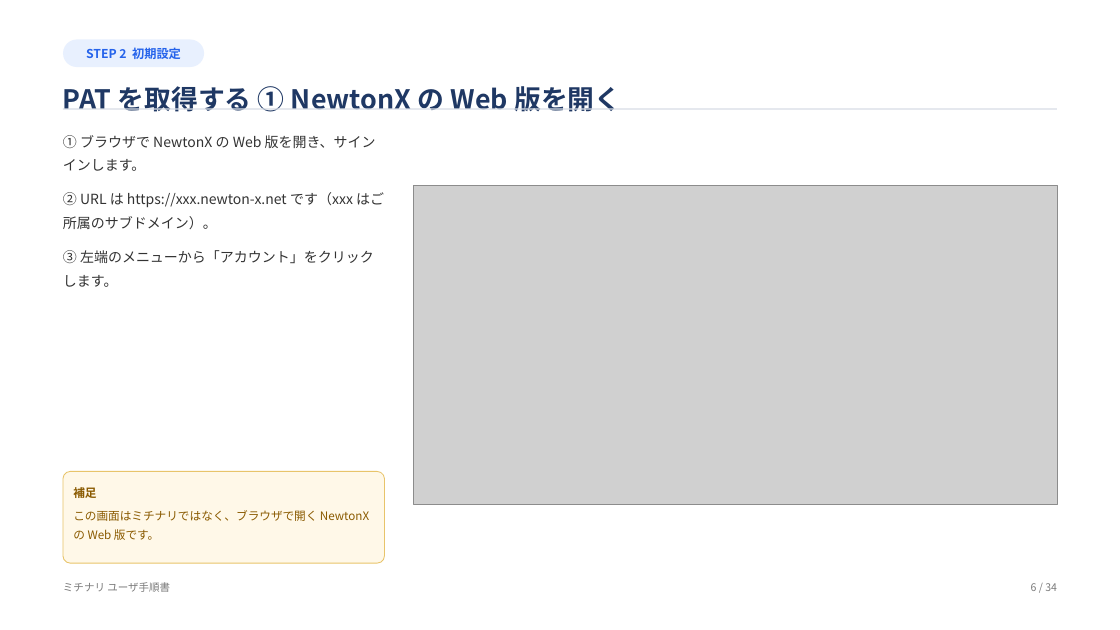
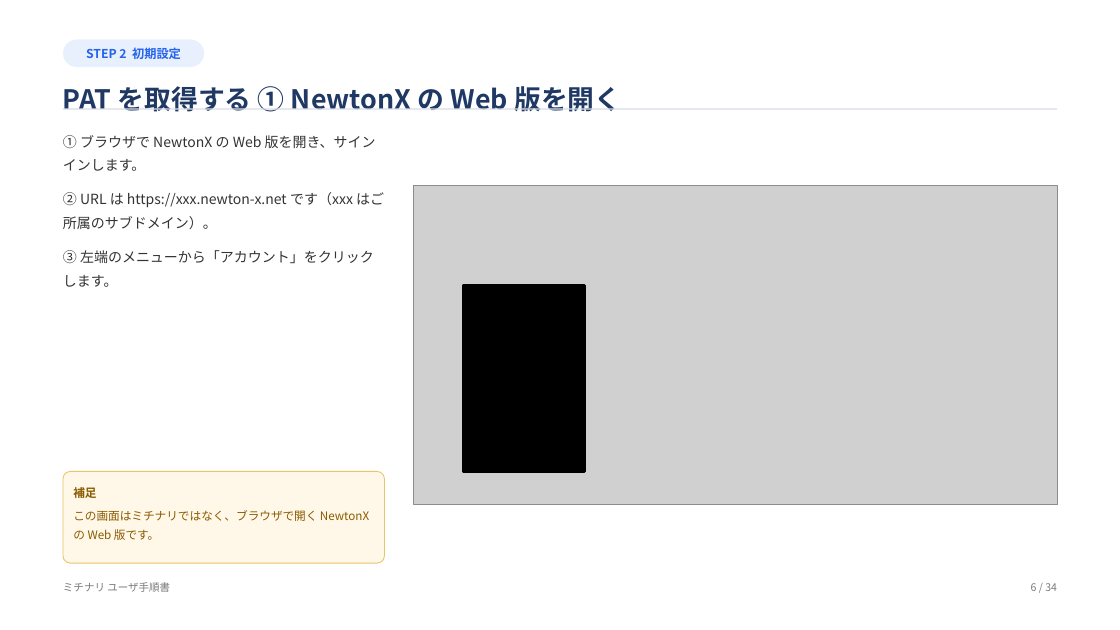
Before and after one commit to teppei19980914/Michinari, a slide deck: slide 6 of docs/ユーザ手順書.pptx. Drawn at 1120x630 pixels with LibreOffice and Linux fonts; fonts in the diff are those of the drawing; grey boxes stand for pictures. Boxes give left, top, right and bottom in pixels: in the first picture for what was removed or moved away, otherwise in the second. Text is boxed around its words. In the diff, an @@ line names an element or a change of style, - is before the commit and + after.

```diff
--- a/docs/ユーザ手順書.pptx
+++ b/docs/ユーザ手順書.pptx
@@ rectangle added at bbox=[463, 286, 585, 471], fill #000000, outline #000000 2 pt @@
```
Also in this commit, not shown: 1 other slide changed, 5 other files.
